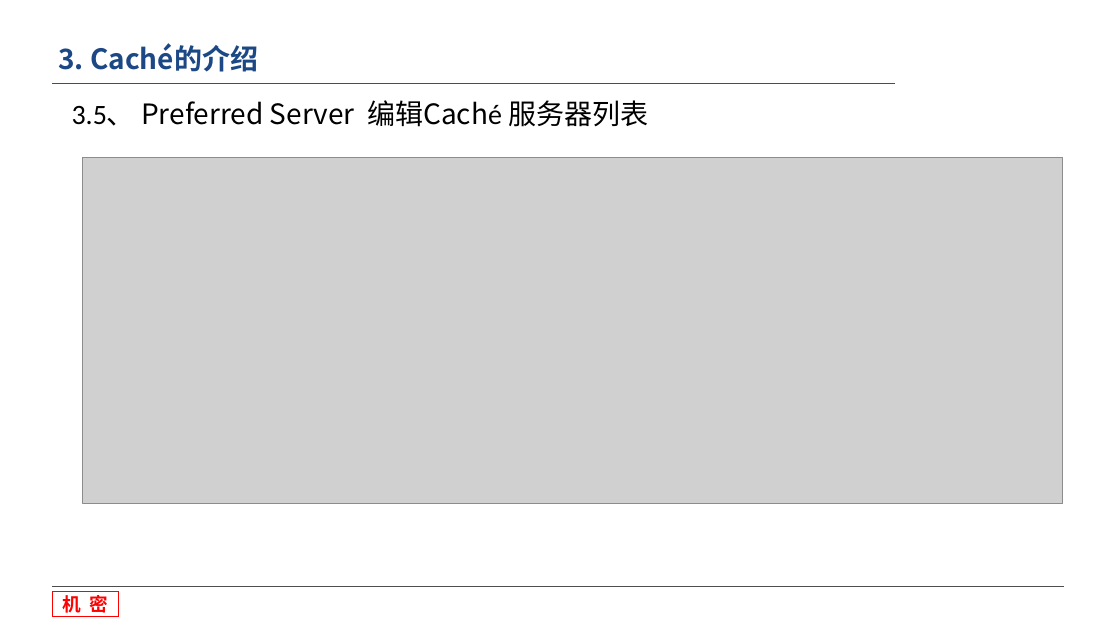
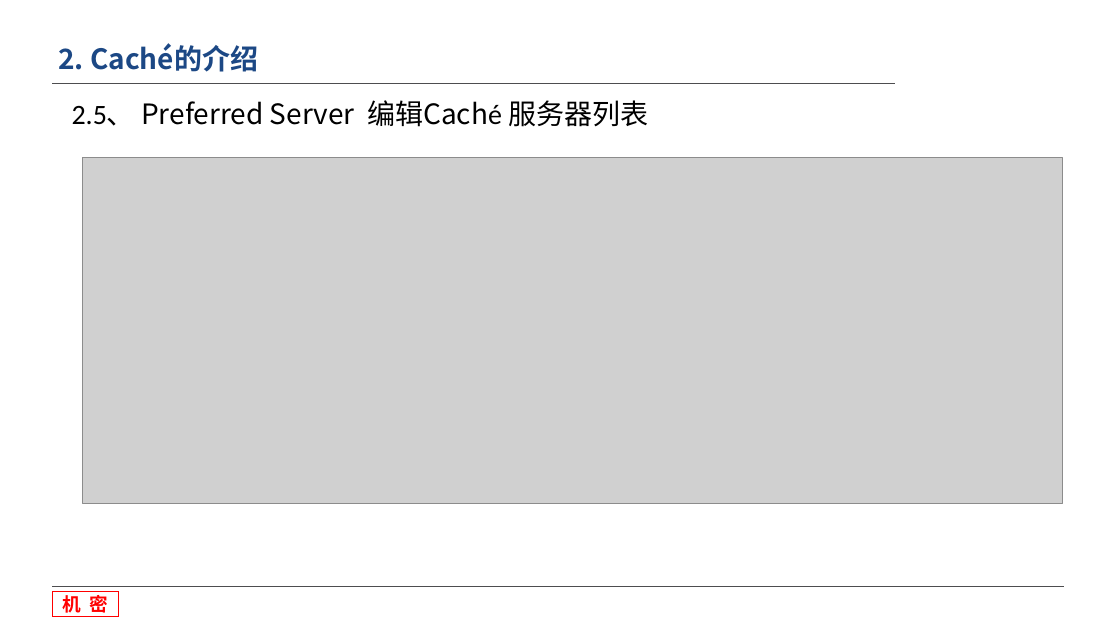
Before and after one commit to wang107014/WorkSpace, a slide deck: slide 15 of 收费-MD/文档/数据库安装和介绍培训.pptx (slide 18 before the commit). Drawn at 1120x630 pixels with LibreOffice and Linux fonts; fonts in the diff are those of the drawing; grey boxes stand for pictures; background and template pictures are left out. Boxes give left, top, right and bottom in pixels: in the first picture for what was removed or moved away, otherwise in the second. Text is boxed around its words. In the diff, an @@ line names an element or a change of style, - is before the commit and + after.

```diff
--- a/收费-MD/文档/数据库安装和介绍培训.pptx
+++ b/收费-MD/文档/数据库安装和介绍培训.pptx
@@ title at (58,43,258,72): text changed @@
-3. Caché的介绍
+2. Caché的介绍
@@ text at (72,100,648,127): text changed @@
-3.5、 Preferred Server 编辑Caché 服务器列表
+2.5、 Preferred Server 编辑Caché 服务器列表
```
Also in this commit, not shown: 16 other slides changed, 3 slides added, 18 other files.
